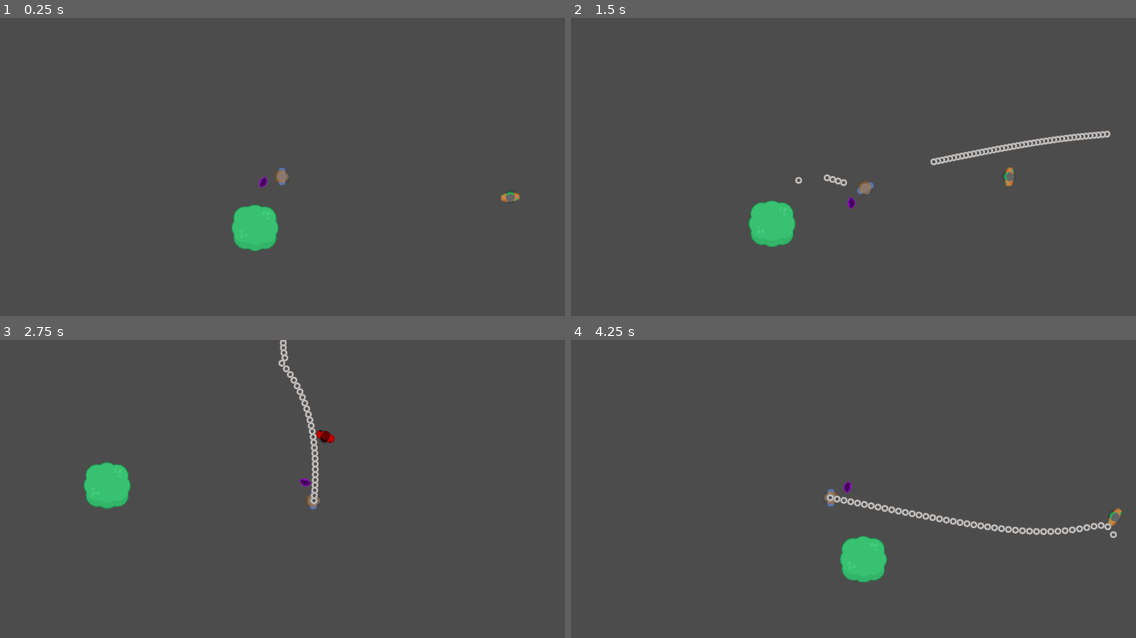
Above: before the commit, frames 1-4 (two rows, left to right).
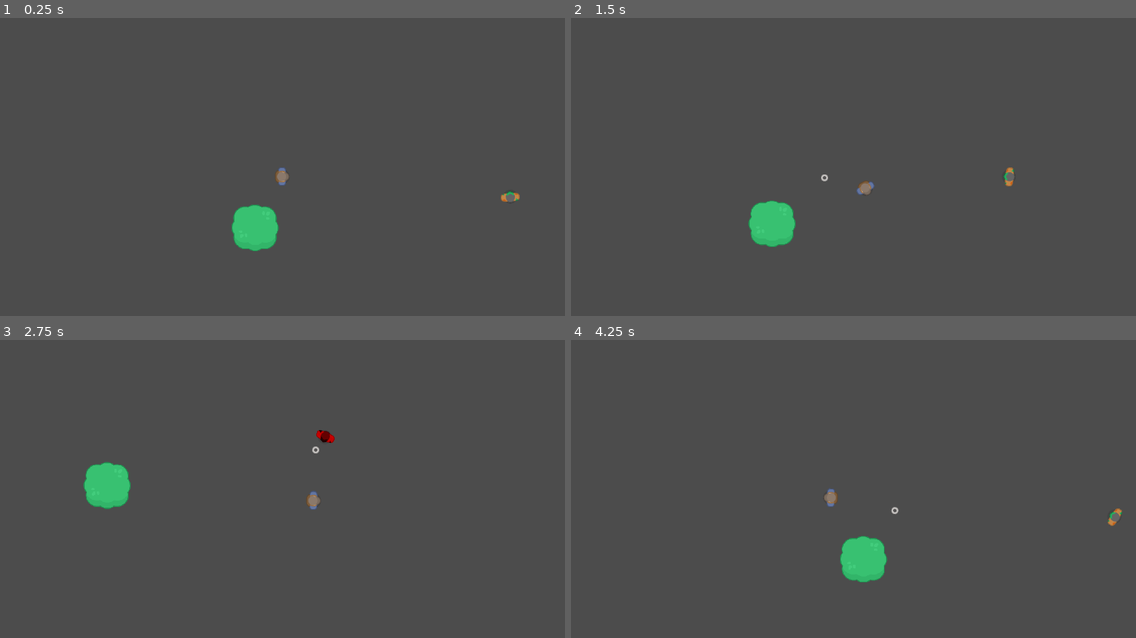
Above: after the commit, the same moments.

Repository: kinge880/GameJam
Game: Godot game, scene res://Word.tscn
Same seed, same stepped clock (60 frames per second), same inputs: the game is played once before the commit and once after it.
Inputs (mouse positions are in pixels of both pictures, inside the frame that each line leads up to):
- Up to frame 1 (0.25 s): no input
- Up to frame 2 (1.5 s): move the mouse to (977, 161) at 0.52 s; press the mouse at (977, 161) at 0.53 s; hold D (ui_right) 0.53-1.28 s; move the mouse to (740, 193) at 1.27 s; release the mouse at (740, 193) at 1.28 s; hold S (ui_down) from 1.28 s (still down); click (740, 193) at 1.35 s
- Up to frame 3 (2.75 s): move the mouse to (339, 429) at 2.02 s; release S (ui_down) at 2.03 s; press the mouse at (339, 429) at 2.03 s; hold D (ui_right) from 2.03 s (still down); tap Space (dash) at 2.1 s
- Up to frame 4 (4.25 s): move the mouse to (825, 560) at 2.77 s; release D (ui_right) at 2.78 s; release the mouse at (825, 560) at 2.78 s; hold W (ui_up) 2.78-3.53 s; click (825, 560) at 2.85 s; move the mouse to (1023, 545) at 3.52 s; press the mouse at (1023, 545) at 3.53 s; hold A (ui_left) from 3.53 s (still down)

The runs differ from the first frame. In frame 1, less than 0.1% of the frame differs, in the area x 45-48%, y 53-57%; in frame 2, 0.8%; in frame 3, 0.6%; in frame 4, 0.9%, in the area x 45-97%, y 47-67%.

Commit message:
CD na bala.

Diff:
--- a/Bullet.gd
+++ b/Bullet.gd
@@ -1,15 +1,13 @@
 extends Area2D
 
-export var speed = 750
+export var speed = 800
 export var damage = 10
-export var lifetime = 0.8
 var velocity = Vector2()
 
 #essa função é chamada assim que a bala é instanciada
 func _start(_position, _direction):
 	position = _position
 	rotation = _direction.angle()
-	$Lifetime.wait_time = lifetime
 	velocity = _direction * speed
 
 func _process(delta):
--- a/Bullet.tscn
+++ b/Bullet.tscn
@@ -29,6 +29,7 @@
 }
 
 [node name="Lifetime" type="Timer" parent="."]
+wait_time = 0.3
 autostart = true
 
 [node name="AnimatedSprite" type="AnimatedSprite" parent="."]
--- a/Player.tscn
+++ b/Player.tscn
@@ -51,6 +51,7 @@
 cast_to = Vector2( 250, 0 )
 
 [node name="weapon" type="AnimatedSprite" parent="."]
+visible = false
 position = Vector2( 0.342884, 0.214636 )
 scale = Vector2( 0.966463, 0.986585 )
 frames = SubResource( 2 )
--- a/Script/Player.gd
+++ b/Script/Player.gd
@@ -13,6 +13,8 @@
 var can_shoot = true
 export var acc = 0.5
 export var dec = 0.1
+var last_shot_time = 0
+var shoot_cd = 250
 
 func _ready():
 	yield(get_tree(), "idle_frame")
@@ -44,7 +46,10 @@
 
 	#atacar, podemos modificar aqui pra fazer do jeito que preferimos, deixei assim de inicio pra ter uma base
 	if Input.is_action_pressed("atk"):
-		_shoot()
+		var now = OS.get_ticks_msec()
+		if now - last_shot_time > shoot_cd:
+			last_shot_time = now
+			_shoot()
 		#var collision = raycast.get_collider()
 		#if raycast.is_colliding() and collision.has_method("_kill"):
 			#collision._kill()
